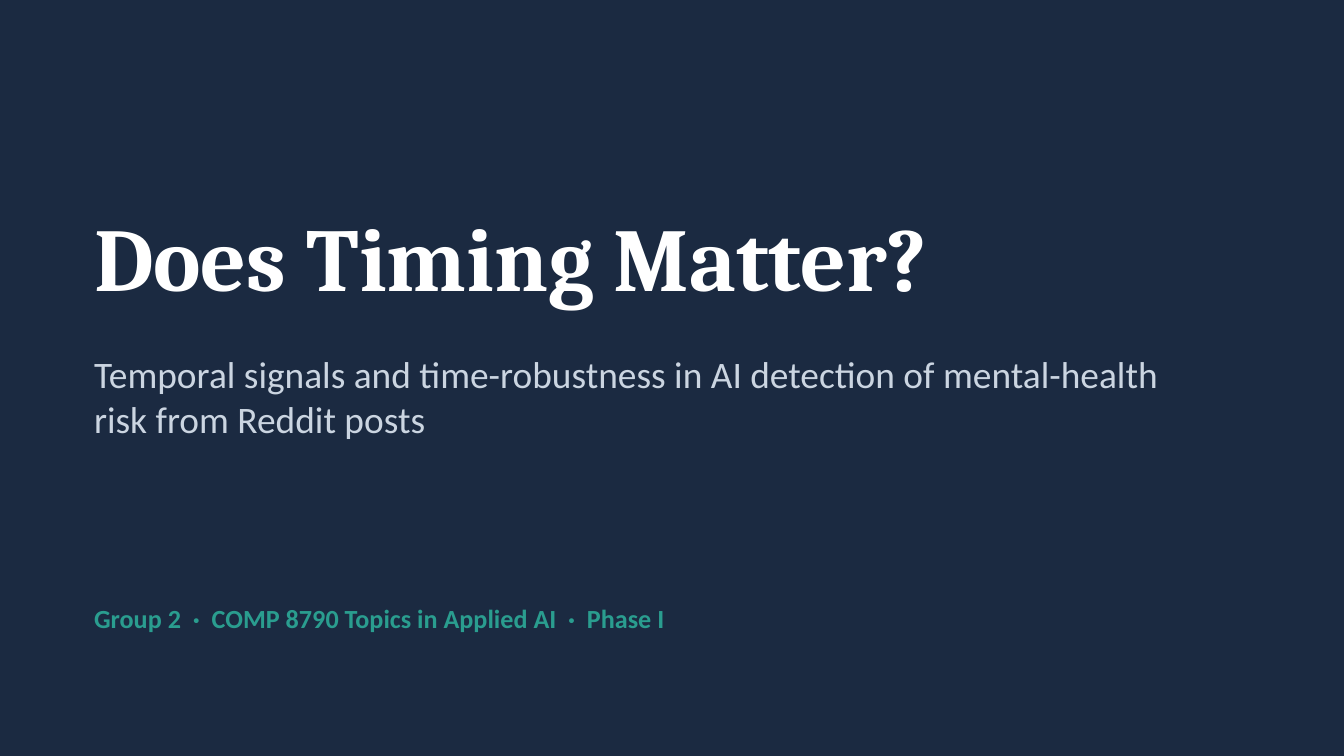
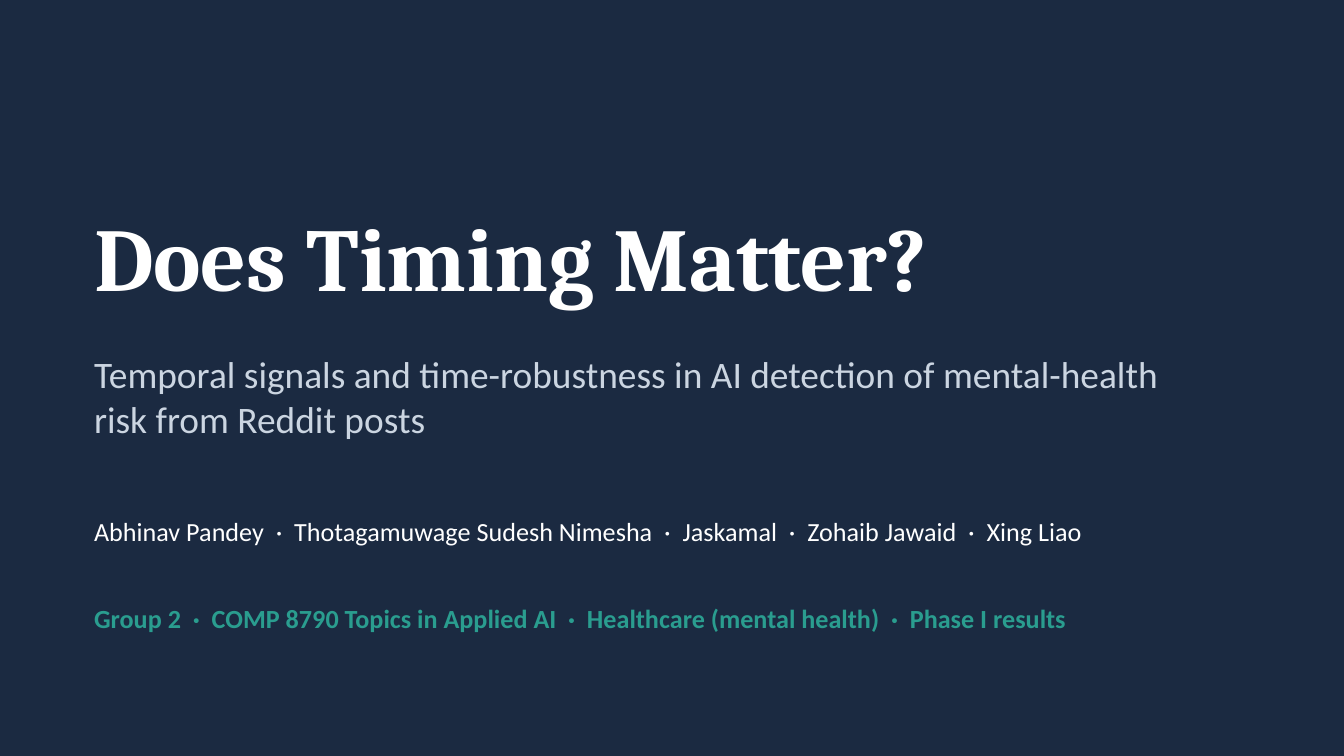
Before and after one commit to Abhinavxox/reddit-mental-health-timing, a slide deck: slide 1 of slides/Phase1_Timing_Matters.pptx. Drawn at 1344x756 pixels with LibreOffice and Linux fonts; fonts in the diff are those of the drawing. Boxes give left, top, right and bottom in pixels: in the first picture for what was removed or moved away, otherwise in the second. Text is boxed around its words. In the diff, an @@ line names an element or a change of style, - is before the commit and + after.

Commit message:
Expand Phase I slides, add full related work to report, team guide, proposal deck and references

```diff
--- a/slides/Phase1_Timing_Matters.pptx
+++ b/slides/Phase1_Timing_Matters.pptx
@@ text added at bbox=[94, 523, 1081, 546], 14 pt, text #FFFFFF @@
+Abhinav Pandey · Thotagamuwage Sudesh Nimesha · Jaskamal · Zohaib Jawaid · Xing Liao
@@ text at bbox=[94, 609, 1066, 632]: text changed @@
-Group 2 · COMP 8790 Topics in Applied AI · Phase I
+Group 2 · COMP 8790 Topics in Applied AI · Healthcare (mental health) · Phase I results
```
Also in this commit, not shown: 2 other slides changed, 7 slides added, 6 other files.
